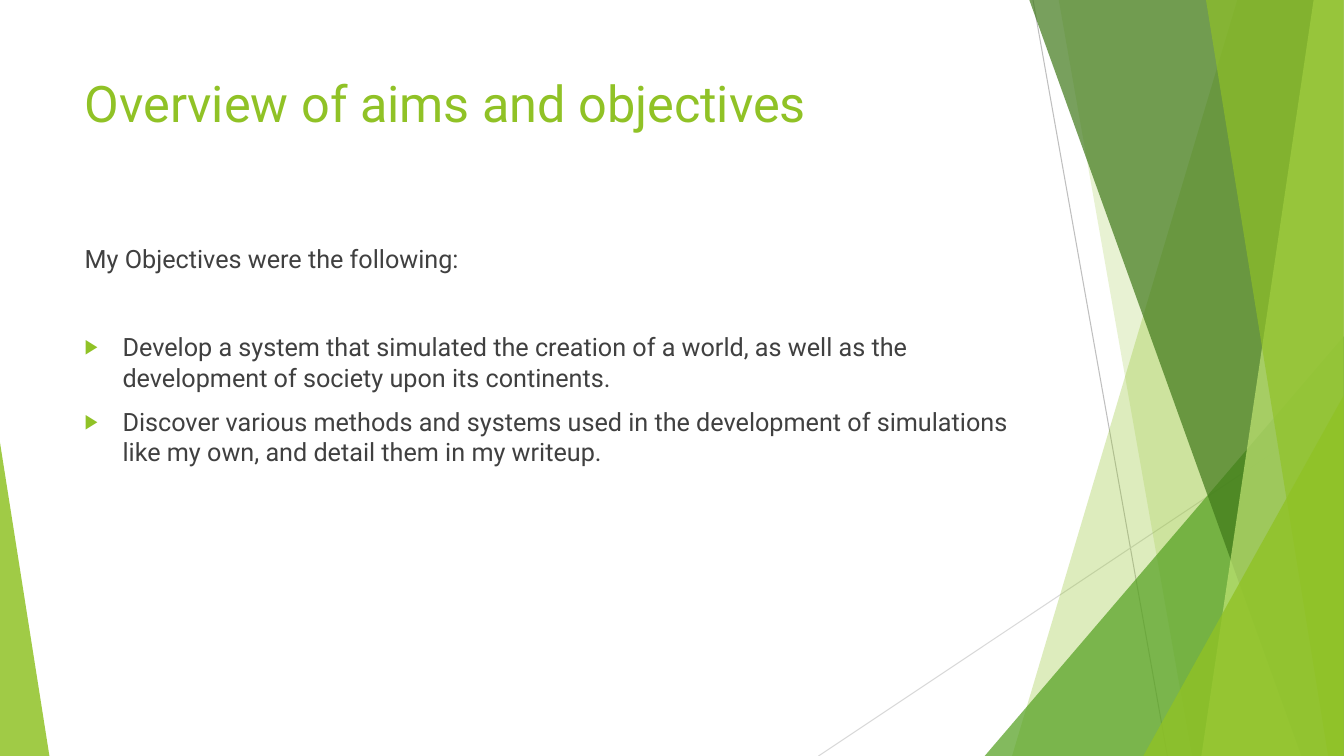
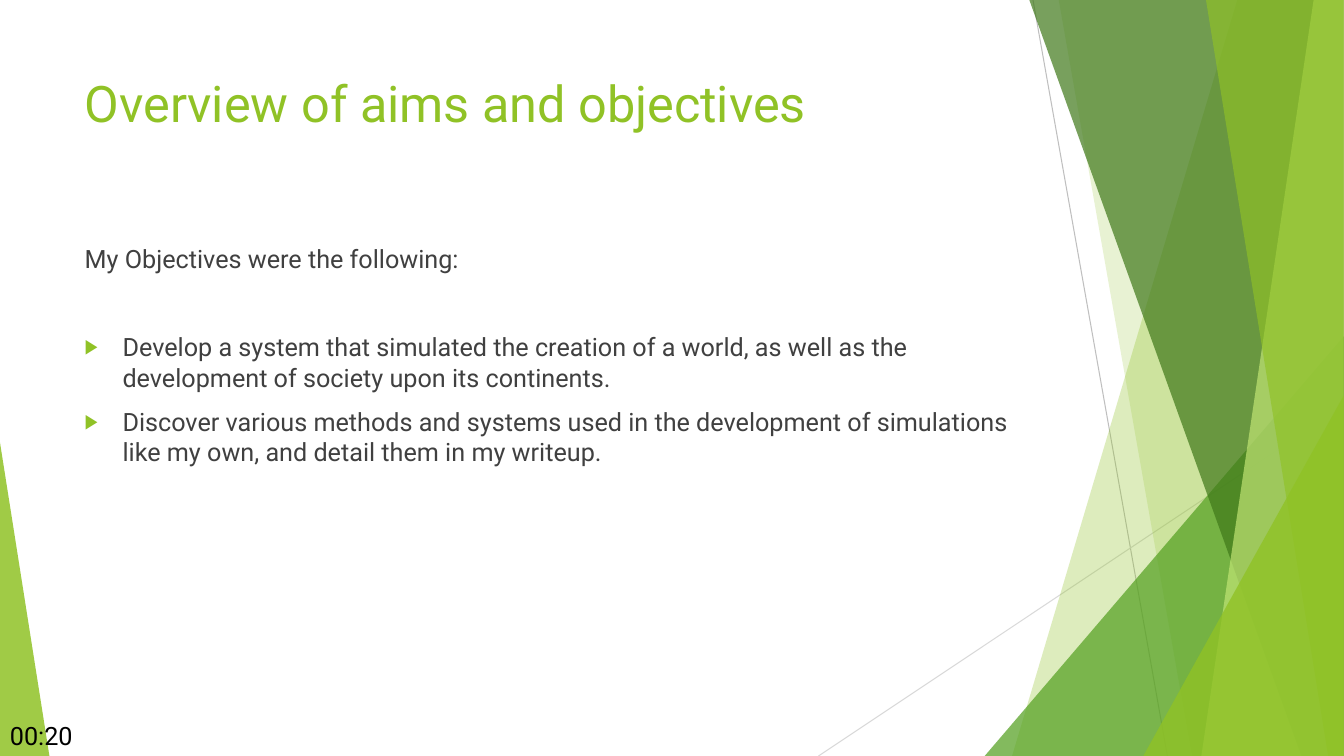
Before and after one commit to JaVonox/Iron_Age, a slide deck: slide 4 of Presentation.pptx. Drawn at 1344x756 pixels with LibreOffice and Linux fonts; fonts in the diff are those of the drawing. Boxes give left, top, right and bottom in pixels: in the first picture for what was removed or moved away, otherwise in the second. Text is boxed around its words. In the diff, an @@ line names an element or a change of style, - is before the commit and + after.

```diff
--- a/Presentation.pptx
+++ b/Presentation.pptx
@@ text added at bbox=[10, 722, 73, 751], 18 pt, text #000000 @@
+00:20
```
Also in this commit, not shown: 7 other slides changed.
